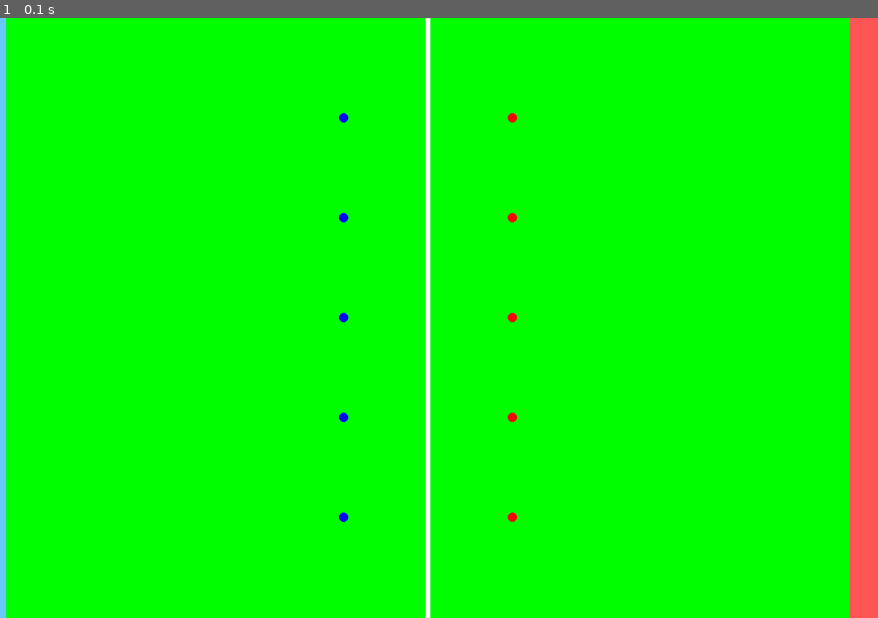
Above: before the commit, frame 1.
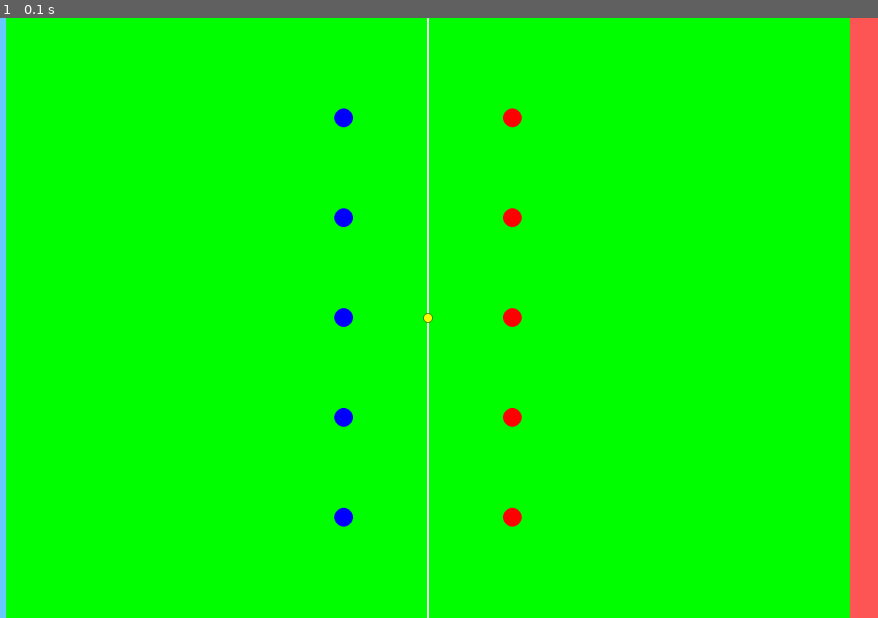
Above: after the commit, the same moment.

Repository: RL-RedLeaf/DiscUI
Game: pygame game, started from main.py
Two runs of this game, one before a commit and one after it. Both use one fixed random seed, a clock stepped at 60 frames per second and the inputs below.
Inputs:
- Up to frame 1 (0.1 s): no input

The runs differ from the first frame. In frame 1, 0.9% of the frame differs, in the area x 38-60%, y 0-100%.

Commit message:
Disc Visible

Diff:
--- a/DiscUI.py
+++ b/DiscUI.py
@@ -20,7 +20,8 @@
 
     '''change系列函数会订阅对应的事件，接收游戏内实体的状态，以便汇总传入GameState'''
     def change_disc_state(self,event):
-        pass
+        print("disc update")
+        self.game_state.disc= event.disc
     def change_team_state(self,event):
         print("team update")
         self.game_state.teams[event.team.team_id]=event.team
@@ -29,6 +30,7 @@
 
     def subscribe_main_event(self):
         self.event_bus.subscribe(TeamStateEvent,self.change_team_state)
+        self.event_bus.subscribe(DiscStateEvent,self.change_disc_state)
 
 
     def start_game(self):                   #发布开始游戏事件，包含游戏得分区等信息，应被所有实体订阅
@@ -85,8 +87,9 @@
     pass
 
 class DiscStateEvent(Event):
-    pass
-
+    def __init__(self, disc, sender, target=None):
+        super().__init__(sender, target)
+        self.disc = disc
 
 class PlayerMovedEvent(Event):
     pass
@@ -159,7 +162,11 @@
 class Disc(Entity):                      #飞盘类，与游戏主线程和队员进行交互
     def __init__(self,event_bus):
         super().__init__(event_bus)
-        pass
+        self.pos=[1920//2,1280//2]
+        self.state=None
+        self.event_bus.subscribe(GameStartEvent,self.create_disc)
+    def create_disc(self,event):
+        self.event_bus.publish(DiscStateEvent(self,self))
 
     def state_update(self):              #与主线程进行交互，发布state事件
         pass
@@ -198,15 +205,16 @@
         self.screen.fill('green')
         pygame.draw.rect(self.screen,(104,202,255),self.score_loc[0])  #得分区1
         pygame.draw.rect(self.screen,(255,86,86),self.score_loc[1])    #得分区2
-        pygame.draw.rect(self.screen, "white", (955, 0, 10, 1280))#中线
+        pygame.draw.rect(self.screen, "white", (958, 0, 4, 1280))#中线
+        #队员
         for team in list(event.teams.values()):
-            # print(team)
             for player in team.player_list:
-                # print(player)
-                pygame.draw.circle(self.screen,"blue" if player.team_id==1 else "red",player.pos,10)
-
+                pygame.draw.circle(self.screen,"blue" if player.team_id==1 else "red",player.pos,20)
+        #飞碟
+        pygame.draw.circle(self.screen,'yellow',event.disc.pos,10)
+        pygame.draw.circle(self.screen, 'black', event.disc.pos, 10,width=1)
         pygame.display.flip()
-        # self.clock.tick(60)
+
 
 '''主程序接口'''
 def game(player_num,team_agent_list=None,player_agent_list=None):
